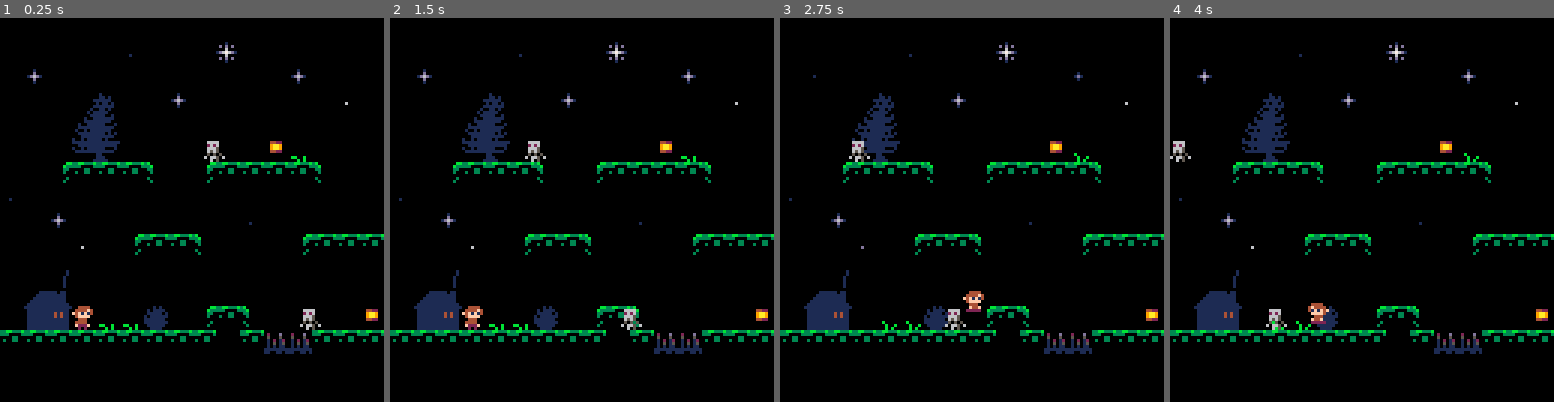
Above: before the commit, frames 1-4 (left to right).
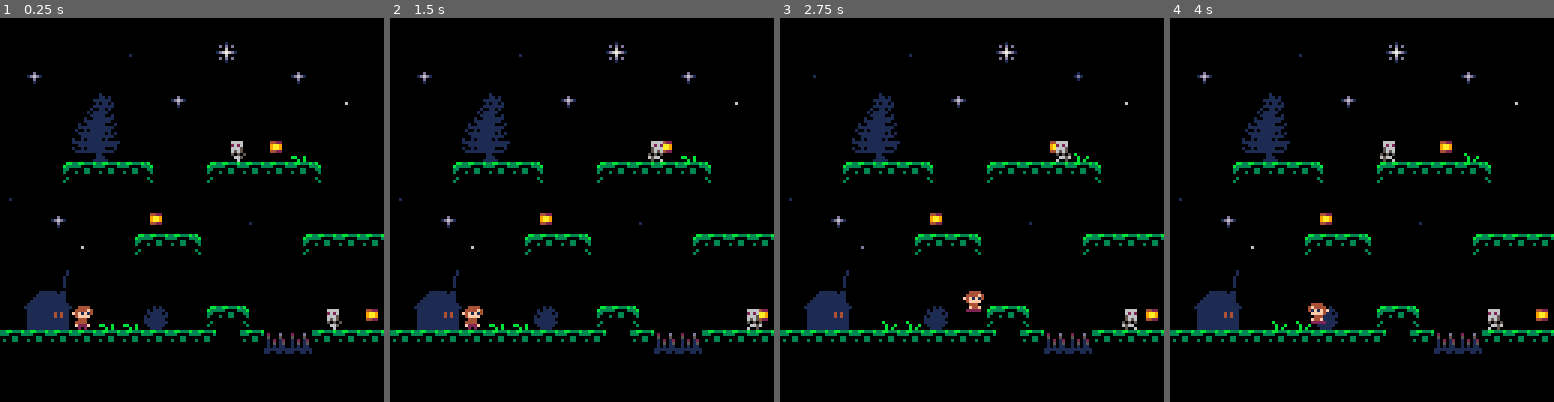
Above: after the commit, the same moments.

Repository: nicolasmbronner/pico-8
Game: PICO-8 cartridge platformer.p8
The game is run twice, just before and just after one commit, with the same random seed, the same clock (stepped at 60 frames per second) and the same inputs.
Inputs:
- Up to frame 1 (0.25 s): no input
- Up to frame 2 (1.5 s): tap O (Z key) at 0.7 s
- Up to frame 3 (2.75 s): hold Right 1.6-2.1 s; tap O (Z key) at 1.7, 2.1, 2.5 s; hold Right from 2.47 s (still down)
- Up to frame 4 (4 s): tap O (Z key) at 2.9, 3.3, 3.7 s; release Right at 3.03 s; hold Left 3.08-3.58 s

The runs differ from the first frame. In frame 1, 0.7% of the frame differs, in the area x 8-90%, y 13-82%; in frame 2, 0.7%, in the area x 8-97%, y 13-82%; in frame 3, 0.7%; in frame 4, 0.7%.

Commit message:
Update platformer.p8

Diff:
--- a/platformer.p8
+++ b/platformer.p8
@@ -204,7 +206,19 @@
 
 --enemies--
 function ienemies()
-	en={} --enemies
+	en={ --enemies limits
+		{ --top enemy
+			l=(9*8)-3,
+			r=(12*8)+3
+		},
+		{ --bottom enemy
+			l=13*8,
+			r=15*8
+		}
+	}
+
+	ens={}
+	local encnt=0 --enemy counter
 
 	--loop map to find enemies
 	for x=0,15 do
@@ -212,12 +226,18 @@
 			local mt=mget(x,y) --map tile
 			if mt==41 then
 				mset(x,y,0) --delete tile
+				encnt+=1
 
 				--add enemy data
-				add(en,{
-					ex=x*8,
+				add(ens,{
+					ex=x*8, --position x
 					ey=y*8,
-					sp=41
+					sp=41,
+					f=true,    --flip
+					ox=x*8,    --origin on x
+					dx=-1,     --direction on x
+					l=en[encnt].l, --⬅️ limit
+					r=en[encnt].r  --➡️ limit
 				})
 			end
 		end
@@ -225,14 +245,42 @@
 end --ienemies()
 
 function uenemies()
-	for e in all(en) do
-		e.ex-=0.3
-	end
+	for e in all(ens) do
+
+		--move back and forth
+		if e.ex<=e.l or
+		   e.ex>=e.r then
+			e.dx=e.dx*-1
+		end
+
+		e.ex+=e.dx*.3 --add direction
+
+		-- animate enemies
+		if e.sp<43.7 then
+			e.sp+=.07
+		else
+			e.sp=41
+		end
+
+		-- flip enemies
+		if e.dx>0 then
+			e.f=true
+		else
+			e.f=false
+		end
+
+		--test if touching plr
+		if abs(plr.x-e.ex)<4 and
+		   abs(plr.y-e.ey)<4 then
+			plr.sp=19
+		end
+
+	end --for e in all(en)
 end --uenemies()
 
 function denemies()
-	for e in all(en) do
-		spr(e.sp,e.ex,e.ey)
+	for e in all(ens) do
+		spr(e.sp,e.ex,e.ey,1,1,e.f)
 	end
 end --denemies()
 
@@ -245,7 +293,7 @@
 	if mget(ptx,pty)==23 or
 	mget(ptx,pty)==24 or
 	mget(ptx,pty)==25 then
-		plr.sp=19
+		plr.sp=20
 	end
 end
 -->8
@@ -432,13 +480,13 @@
 0023000000000000000000002300000000000000000000000000000000000000000000000000000000000000000000000000000000000000000000000000000000000000000000000000000000000000000000000000000000000000000000000000000000000000000000000000000000000000000000000000000000000000
 0000001e1f000023000000000000360000000000000000000000000000000000000000000000000000000000000000000000000000000000000000000000000000000000000000000000000000000000000000000000000000000000000000000000000000000000000000000000000000000000000000000000000000000000
 0000002e2f000000000000000000000000000000000000000000000000000000000000000000000000000000000000000000000000000000000000000000000000000000000000000000000000000000000000000000000000000000000000000000000000000000000000000000000000000000000000000000000000000000
-0000003e3f000000002900081c00000000000000000000000000000000000000000000000000000000000000000000000000000000000000000000000000000000000000000000000000000000000000000000000000000000000000000000000000000000000000000000000000000000000000000000000000000000000000
+0000003e3f000000000029081c00000000000000000000000000000000000000000000000000000000000000000000000000000000000000000000000000000000000000000000000000000000000000000000000000000000000000000000000000000000000000000000000000000000000000000000000000000000000000
 0000090a0a0a0b00090a0a0a0a0b000000000000000000000000000000000000000000000000000000000000000000000000000000000000000000000000000000000000000000000000000000000000000000000000000000000000000000000000000000000000000000000000000000000000000000000000000000000000
 2600000000000000000000000000000000000000000000000000000000000000000000000000000000000000000000000000000000000000000000000000000000000000000000000000000000000000000000000000000000000000000000000000000000000000000000000000000000000000000000000000000000000000
-0000230000000000000026000000000000000000000000000000000000000000000000000000000000000000000000000000000000000000000000000000000000000000000000000000000000000000000000000000000000000000000000000000000000000000000000000000000000000000000000000000000000000000
+0000230000000800000026000000000000000000000000000000000000000000000000000000000000000000000000000000000000000000000000000000000000000000000000000000000000000000000000000000000000000000000000000000000000000000000000000000000000000000000000000000000000000000
 0000003600090a0a0b000000090a0a0a00000000000000000000000000000000000000000000000000000000000000000000000000000000000000000000000000000000000000000000000000000000000000000000000000000000000000000000000000000000000000000000000000000000000000000000000000000000
 0000110000000000000000000000000000000000000000000000000000000000000000000000000000000000000000000000000000000000000000000000000000000000000000000000000000000000000000000000000000000000000000000000000000000000000000000000000000000000000000000000000000000000
 0020210000000000000000000000000000000000000000000000000000000000000000000000000000000000000000000000000000000000000000000000000000000000000000000000000000000000000000000000000000000000000000000000000000000000000000000000000000000000000000000000000000000000
-003031001c1c0f00090a0b000029000800000000000000000000000000000000000000000000000000000000000000000000000000000000000000000000000000000000000000000000000000000000000000000000000000000000000000000000000000000000000000000000000000000000000000000000000000000000
+003031001c1c0f00090a0b000000290800000000000000000000000000000000000000000000000000000000000000000000000000000000000000000000000000000000000000000000000000000000000000000000000000000000000000000000000000000000000000000000000000000000000000000000000000000000
 0a0a0a0a0a0a0a0a0a000a18180a0a0a00000000000000000000000000000000000000000000000000000000000000000000000000000000000000000000000000000000000000000000000000000000000000000000000000000000000000000000000000000000000000000000000000000000000000000000000000000000
 00000000000000000000001a1a00000000000000000000000000000000000000000000000000000000000000000000000000000000000000000000000000000000000000000000000000000000000000000000000000000000000000000000000000000000000000000000000000000000000000000000000000000000000000
Not shown, changed: 22 lines of the sprite sheet (__gfx__) section of platformer.p8
